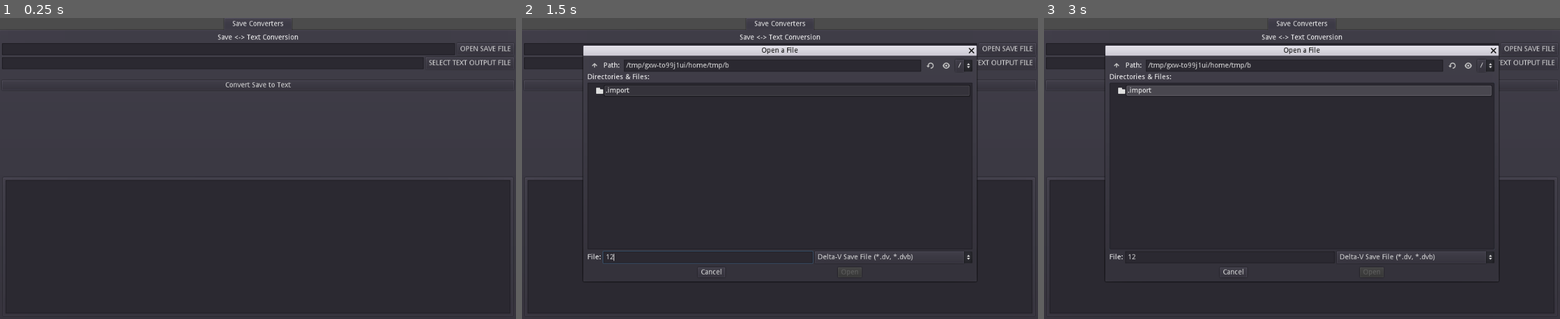
Above: before the commit, frames 1-3 (left to right).
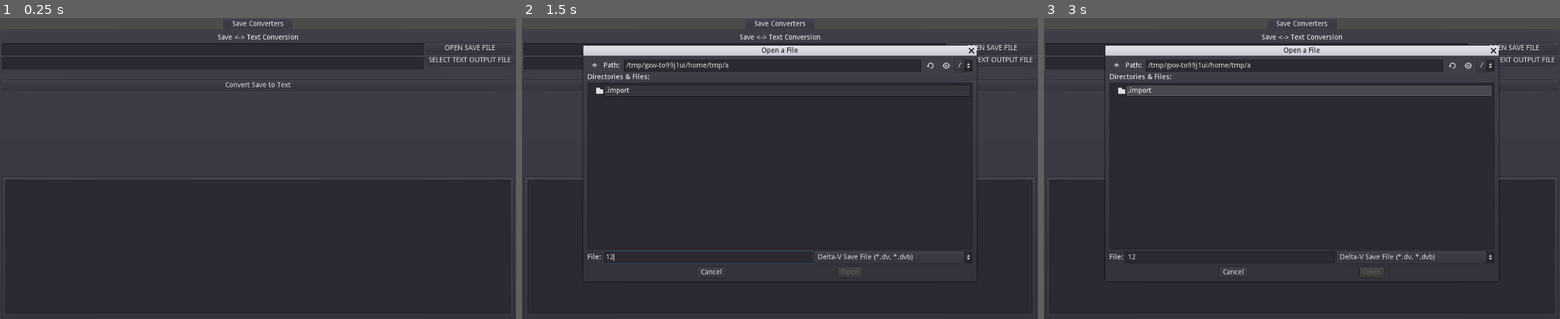
Above: after the commit, the same moments.

Repository: rwqfsfasxc100/DV-Tools
Game: Godot game, scene res://boot.tscn
Same seed, same stepped clock (60 frames per second), same inputs: the game is played once before the commit and once after it.
Inputs (mouse positions are in pixels of both pictures, inside the frame that each line leads up to):
- Up to frame 1 (0.25 s): no input
- Up to frame 2 (1.5 s): click "OPEN SAVE FILE" at 0.5 s; click (707, 258) at 1.27 s; type "12" at 1.35 s
- Up to frame 3 (3 s): click "SELECT TEXT OUTPUT FILE" at 2 s; click "Convert Save to Text" at 2.75 s

The runs differ from the first frame. In frame 1, 0.4% of the frame differs, in the area x 82-100%, y 8-16%; in frame 2, 0.3%; in frame 3, 0.3%.

Commit message:
Update boot.tscn

Diff:
--- a/boot.tscn
+++ b/boot.tscn
@@ -8,8 +8,8 @@
 rect_min_size = Vector2( 1024, 600 )
 script = ExtResource( 1 )
 openSave = NodePath("VBoxContainer/TabContainer/Save Converters/OpenSaveFile")
-openSaveText = NodePath("VBoxContainer/TabContainer/Save Converters/VBoxContainer/HBoxContainer/VBoxContainer/HBoxContainer/LineEdit")
-openTextOutput = NodePath("VBoxContainer/TabContainer/Save Converters/VBoxContainer/HBoxContainer/VBoxContainer/HBoxContainer2/LineEdit")
+openSaveText = NodePath("VBoxContainer/TabContainer/Save Converters/VBoxContainer/HBoxContainer/VBoxContainer/HBoxContainer/VBoxContainer/LineEdit")
+openTextOutput = NodePath("VBoxContainer/TabContainer/Save Converters/VBoxContainer/HBoxContainer/VBoxContainer/HBoxContainer/VBoxContainer/LineEdit2")
 
 [node name="VBoxContainer" type="VBoxContainer" parent="."]
 margin_right = 40.0
@@ -82,33 +82,39 @@
 [node name="HBoxContainer" type="HBoxContainer" parent="VBoxContainer/TabContainer/Save Converters/VBoxContainer/HBoxContainer/VBoxContainer"]
 margin_top = 18.0
 margin_right = 1016.0
-margin_bottom = 42.0
-
-[node name="LineEdit" type="LineEdit" parent="VBoxContainer/TabContainer/Save Converters/VBoxContainer/HBoxContainer/VBoxContainer/HBoxContainer"]
-margin_right = 899.0
-margin_bottom = 24.0
+margin_bottom = 70.0
 size_flags_horizontal = 3
 
-[node name="Button" type="Button" parent="VBoxContainer/TabContainer/Save Converters/VBoxContainer/HBoxContainer/VBoxContainer/HBoxContainer"]
-margin_left = 903.0
-margin_right = 1016.0
-margin_bottom = 24.0
-text = "OPEN SAVE FILE"
+[node name="VBoxContainer" type="VBoxContainer" parent="VBoxContainer/TabContainer/Save Converters/VBoxContainer/HBoxContainer/VBoxContainer/HBoxContainer"]
+margin_right = 837.0
+margin_bottom = 52.0
+size_flags_horizontal = 3
 
-[node name="HBoxContainer2" type="HBoxContainer" parent="VBoxContainer/TabContainer/Save Converters/VBoxContainer/HBoxContainer/VBoxContainer"]
-margin_top = 46.0
-margin_right = 1016.0
-margin_bottom = 70.0
-
-[node name="LineEdit" type="LineEdit" parent="VBoxContainer/TabContainer/Save Converters/VBoxContainer/HBoxContainer/VBoxContainer/HBoxContainer2"]
+[node name="LineEdit" type="LineEdit" parent="VBoxContainer/TabContainer/Save Converters/VBoxContainer/HBoxContainer/VBoxContainer/HBoxContainer/VBoxContainer"]
 margin_right = 837.0
 margin_bottom = 24.0
 size_flags_horizontal = 3
 
-[node name="Button" type="Button" parent="VBoxContainer/TabContainer/Save Converters/VBoxContainer/HBoxContainer/VBoxContainer/HBoxContainer2"]
+[node name="LineEdit2" type="LineEdit" parent="VBoxContainer/TabContainer/Save Converters/VBoxContainer/HBoxContainer/VBoxContainer/HBoxContainer/VBoxContainer"]
+margin_top = 28.0
+margin_right = 837.0
+margin_bottom = 52.0
+size_flags_horizontal = 3
+
+[node name="VBoxContainer2" type="VBoxContainer" parent="VBoxContainer/TabContainer/Save Converters/VBoxContainer/HBoxContainer/VBoxContainer/HBoxContainer"]
 margin_left = 841.0
 margin_right = 1016.0
-margin_bottom = 24.0
+margin_bottom = 52.0
+
+[node name="Button" type="Button" parent="VBoxContainer/TabContainer/Save Converters/VBoxContainer/HBoxContainer/VBoxContainer/HBoxContainer/VBoxContainer2"]
+margin_right = 175.0
+margin_bottom = 20.0
+text = "OPEN SAVE FILE"
+
+[node name="Button2" type="Button" parent="VBoxContainer/TabContainer/Save Converters/VBoxContainer/HBoxContainer/VBoxContainer/HBoxContainer/VBoxContainer2"]
+margin_top = 24.0
+margin_right = 175.0
+margin_bottom = 44.0
 text = "SELECT TEXT OUTPUT FILE"
 
 [node name="Label" type="Label" parent="VBoxContainer/TabContainer/Save Converters/VBoxContainer/HBoxContainer/VBoxContainer"]
@@ -145,6 +151,6 @@
 
 [connection signal="file_selected" from="VBoxContainer/TabContainer/Save Converters/OpenSaveFile" to="." method="_on_FileDialog_file_selected"]
 [connection signal="file_selected" from="VBoxContainer/TabContainer/Save Converters/OpenOutputFIle" to="." method="_on_Output_file_selected"]
-[connection signal="text_changed" from="VBoxContainer/TabContainer/Save Converters/VBoxContainer/HBoxContainer/VBoxContainer/HBoxContainer/LineEdit" to="." method="_on_LineEdit_text_changed"]
-[connection signal="pressed" from="VBoxContainer/TabContainer/Save Converters/VBoxContainer/HBoxContainer/VBoxContainer/HBoxContainer/Button" to="." method="_on_Button_pressed"]
+[connection signal="text_changed" from="VBoxContainer/TabContainer/Save Converters/VBoxContainer/HBoxContainer/VBoxContainer/HBoxContainer/VBoxContainer/LineEdit" to="." method="_on_LineEdit_text_changed"]
+[connection signal="pressed" from="VBoxContainer/TabContainer/Save Converters/VBoxContainer/HBoxContainer/VBoxContainer/HBoxContainer/VBoxContainer2/Button" to="." method="_on_Button_pressed"]
 [connection signal="pressed" from="VBoxContainer/TabContainer/Save Converters/VBoxContainer/HBoxContainer/VBoxContainer/Button" to="." method="_on_ConvertButton_pressed"]
